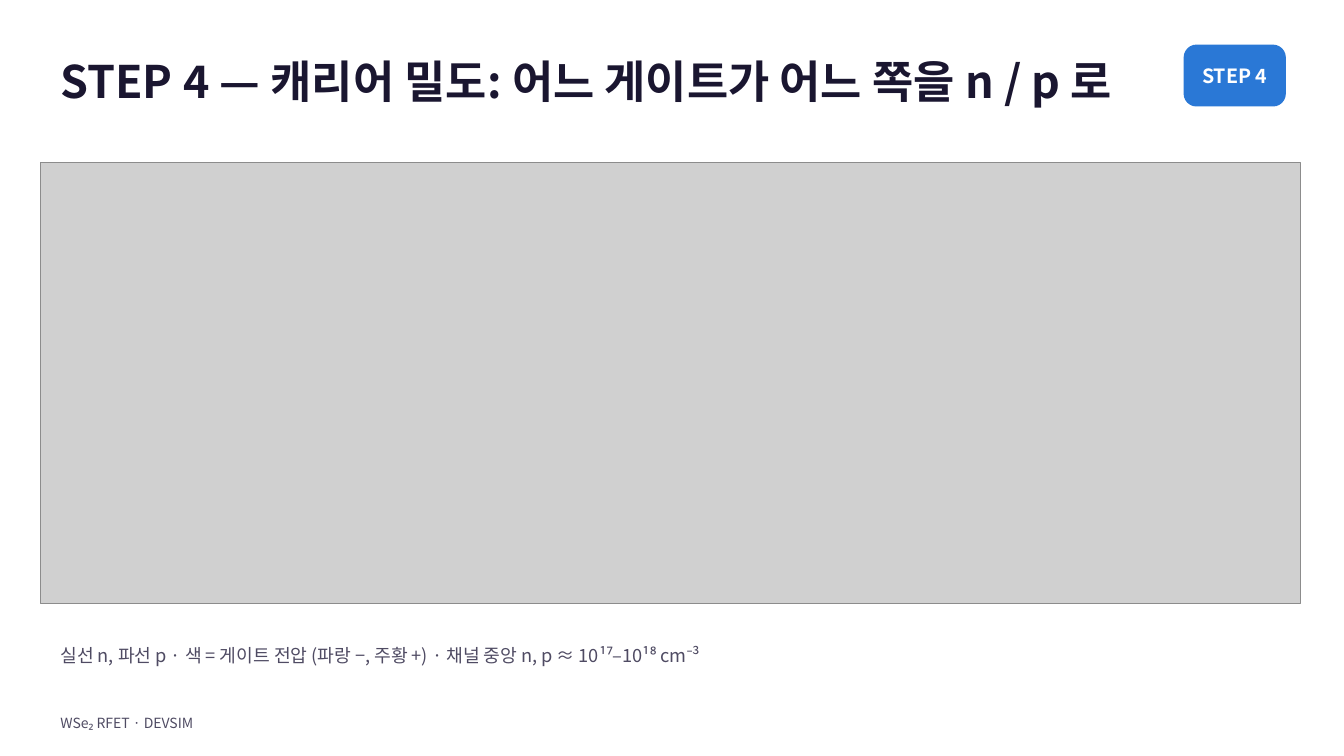
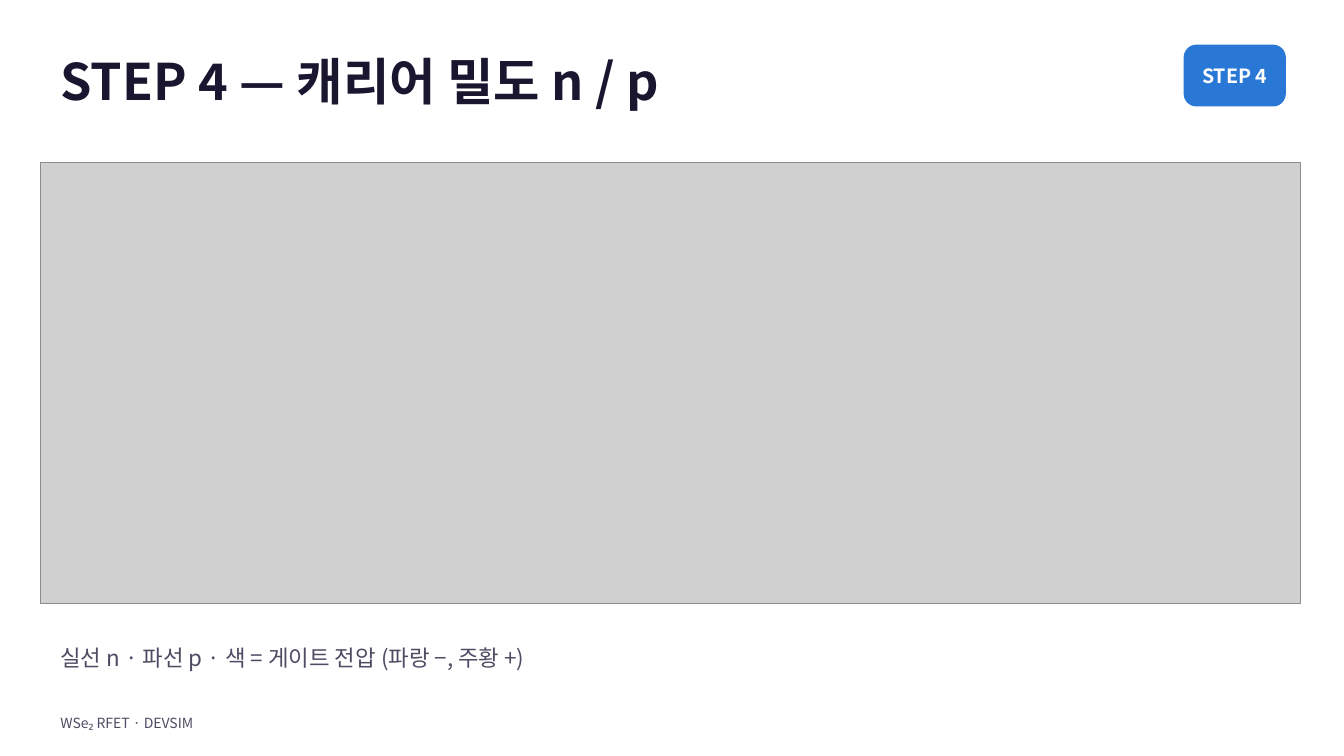
Before and after one commit to jiseonyang-9070/rfet, a slide deck: slide 15 of slides/WSe2_RFET_electrostatics.pptx. Drawn at 1344x756 pixels with LibreOffice and Linux fonts; fonts in the diff are those of the drawing; grey boxes stand for pictures. Boxes give left, top, right and bottom in pixels: in the first picture for what was removed or moved away, otherwise in the second. Text is boxed around its words. In the diff, an @@ line names an element or a change of style, - is before the commit and + after.

```diff
--- a/slides/WSe2_RFET_electrostatics.pptx
+++ b/slides/WSe2_RFET_electrostatics.pptx
@@ title at (60, 57, 658, 111): text changed; size 32 to 36 pt @@
-STEP 4 — 캐리어 밀도: 어느 게이트가 어느 쪽을 n / p 로
+STEP 4 — 캐리어 밀도 n / p
@@ text at (60, 647, 499, 671): text changed; size 13 to 16 pt @@
-실선 n, 파선 p · 색 = 게이트 전압 (파랑 −, 주황 +) · 채널 중앙 n, p ≈ 10¹⁷–10¹⁸ cm⁻³
+실선 n · 파선 p · 색 = 게이트 전압 (파랑 −, 주황 +)
```
Also in this commit, not shown: 17 other slides changed, 1 other file.
